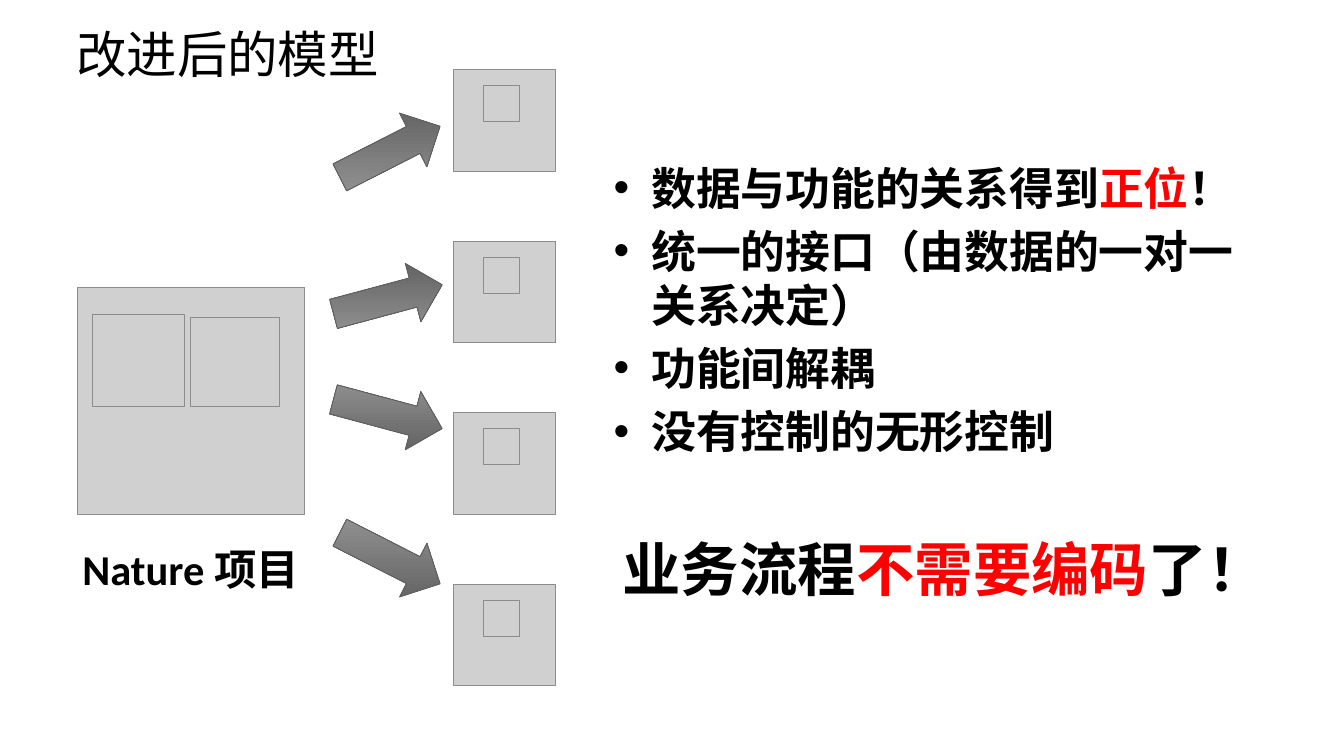
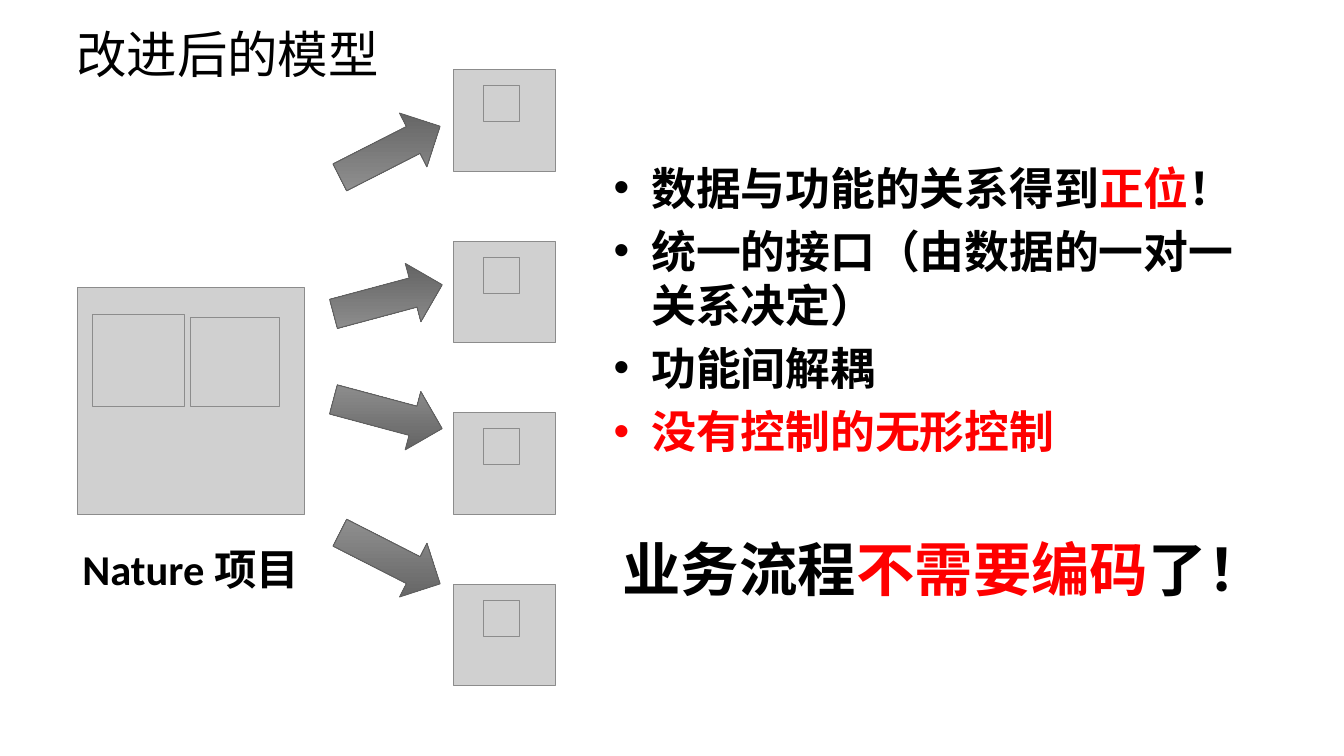
Before and after one commit to llxxbb/Nature, a slide deck: slide 13 of doc/ZH/Nature的商业价值.pptx. Drawn at 1344x756 pixels with LibreOffice and Linux fonts; fonts in the diff are those of the drawing; grey boxes stand for pictures; background and template pictures are left out. Boxes give left, top, right and bottom in pixels: in the first picture for what was removed or moved away, otherwise in the second. Text is boxed around its words. In the diff, an @@ line names an element or a change of style, - is before the commit and + after.

```diff
--- a/doc/ZH/Nature的商业价值.pptx
+++ b/doc/ZH/Nature的商业价值.pptx
@@ text at (651, 409, 1054, 452): text colour #000000 to #FF0000 in "没有控制的无形控制" @@
```
Also in this commit, not shown: 7 other slides changed, 5 slides added, 1 slide removed, 27 other files.
